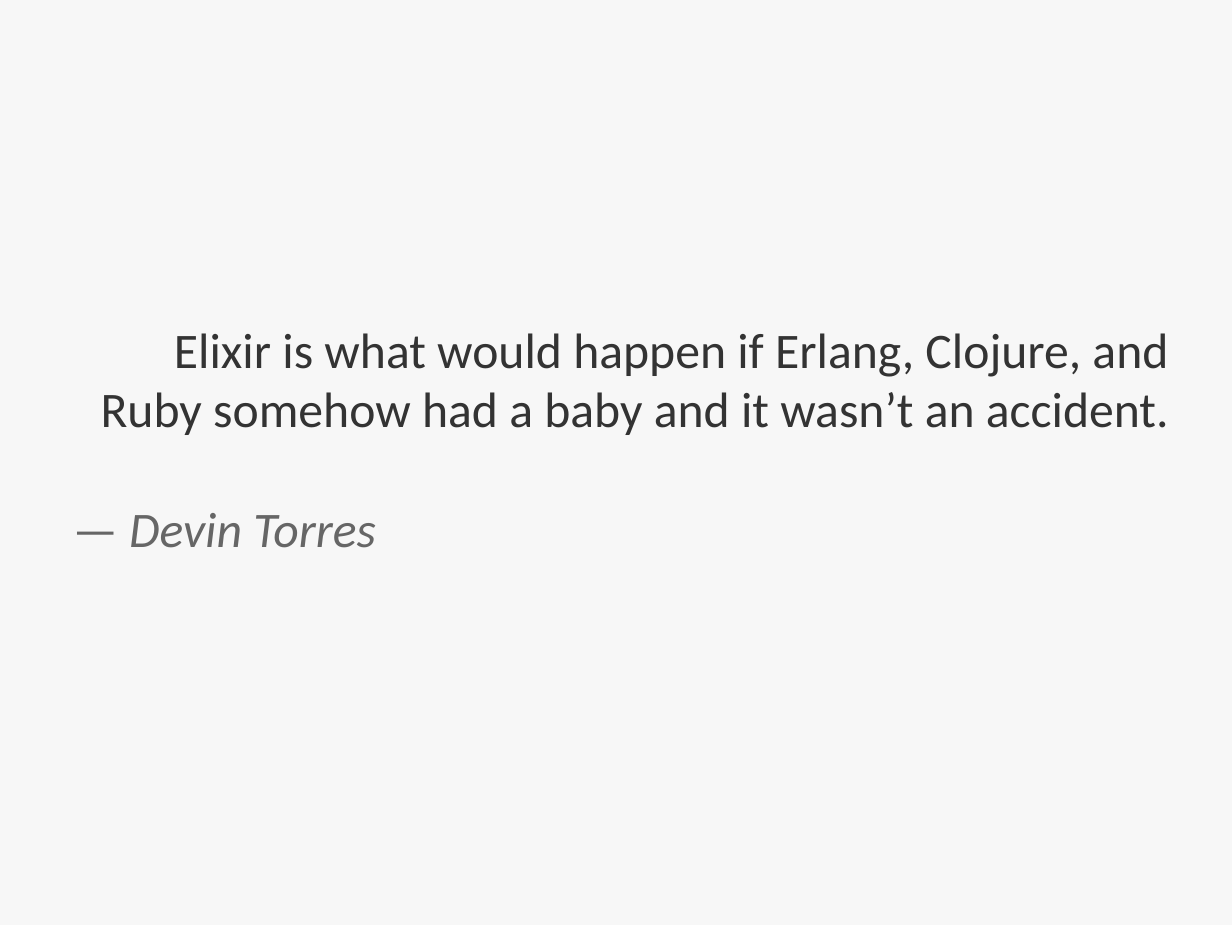
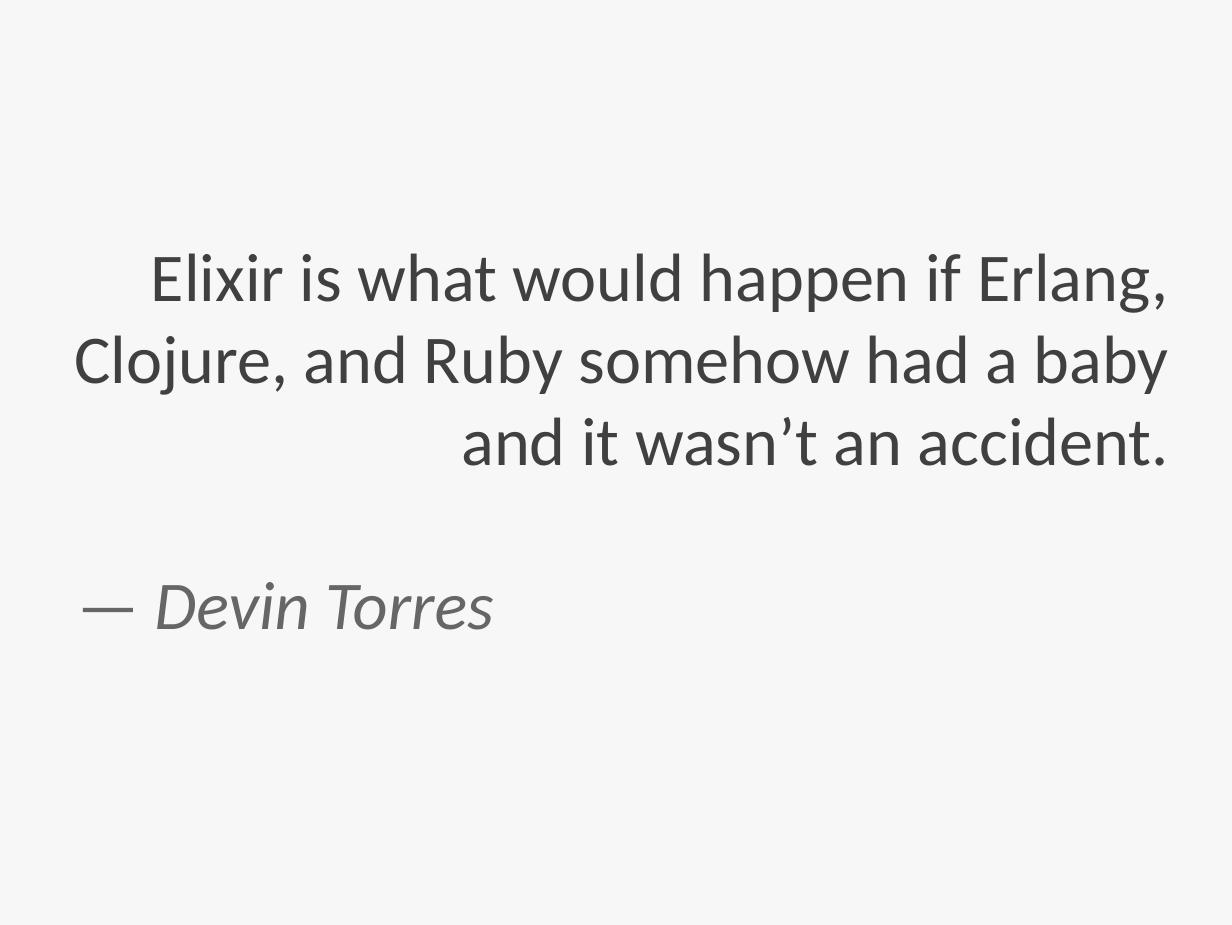
Before and after one commit to QuirkOo/secret-elixir, a slide deck: slide 2 of elixir.odp. Drawn at 1232x925 pixels with LibreOffice and Linux fonts; fonts in the diff are those of the drawing. Boxes give left, top, right and bottom in pixels: in the first picture for what was removed or moved away, otherwise in the second. Text is boxed around its words. In the diff, an @@ line names an element or a change of style, - is before the commit and + after.

```diff
--- a/elixir.odp
+++ b/elixir.odp
@@ subtitle "Elixir is what would happen ..." at box(74, 253, 1169, 630): size 32 to 44 pt; text colour #333333 to #404040 in "Elixir is what would happen if Erlang, ..." @@
```
Also in this commit, not shown: 3 other slides changed, 1 slide added, 1 slide removed.
